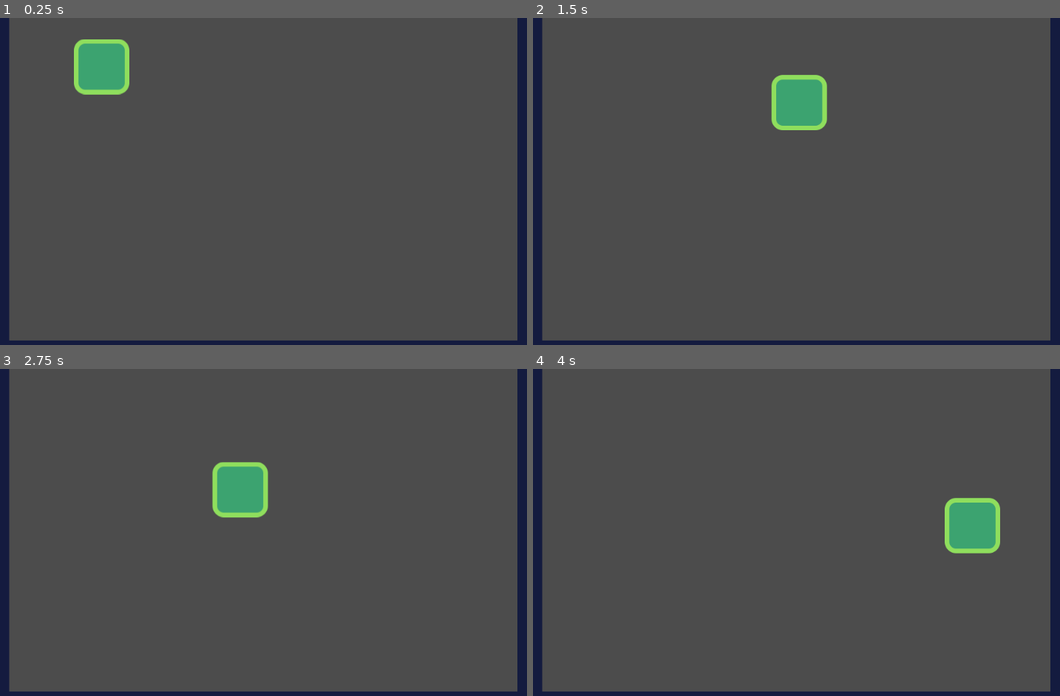
Above: before the commit, frames 1-4 (two rows, left to right).
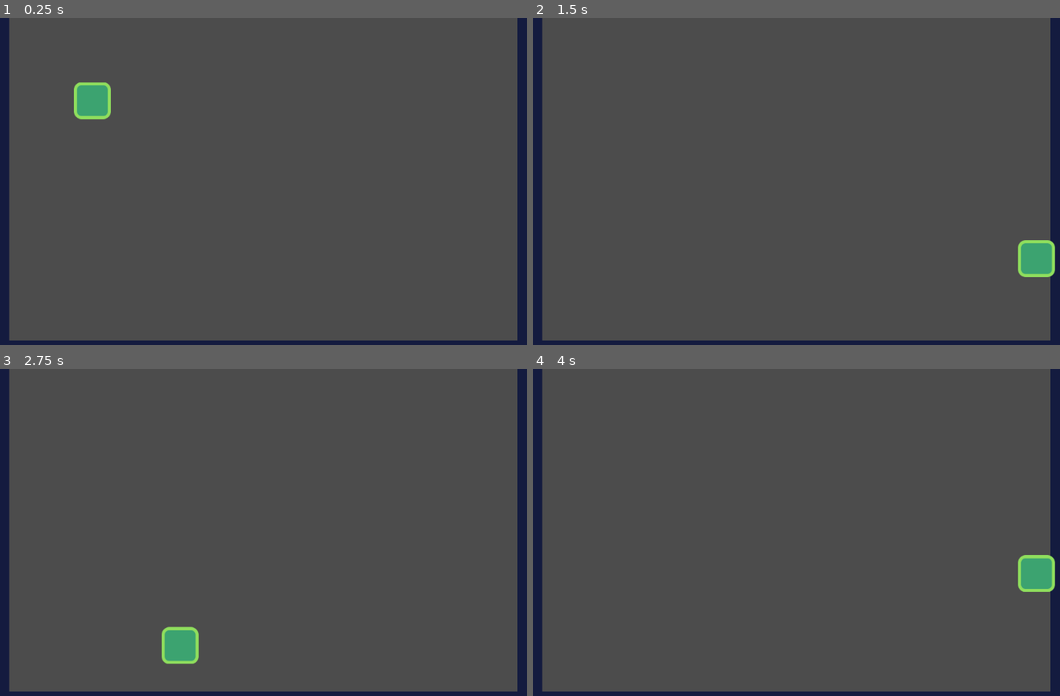
Above: after the commit, the same moments.

Repository: Azzamubaidillah/Platformer-game
Game: Godot game, scene res://src/levels/LevelTemplate.tscn
The game is run twice, just before and just after one commit, with the same random seed, the same clock (stepped at 60 frames per second) and the same inputs. The project has no main scene, so this scene is started directly.
Inputs:
- Up to frame 1 (0.25 s): no input
- Up to frame 2 (1.5 s): hold D (move_right) from 0.53 s (still down); tap W (jump) at 0.6, 0.77, 1.07, 1.35 s
- Up to frame 3 (2.75 s): tap W (jump) at 1.52, 1.82, 2.1 s; release D (move_right) at 2.03 s; hold A (move_left) from 2.03 s (still down)
- Up to frame 4 (4 s): release A (move_left) at 2.78 s; hold D (move_right) from 2.78 s (still down); tap W (jump) at 2.85, 3.02, 3.32, 3.6, 3.77 s

The runs differ from the first frame. In frame 1, 2.2% of the frame differs, in the area x 14-25%, y 6-32%; in frame 2, 2.5%; in frame 3, 2.5%, in the area x 30-51%, y 28-91%; in frame 4, 2.5%.

Commit message:
add jump

Diff:
--- a/platformer/src/actors/actor.gd
+++ b/platformer/src/actors/actor.gd
@@ -1,11 +1,9 @@
 extends KinematicBody2D
 class_name actor
+
+const FLOOR_NORMAL: = Vector2.UP
 
 export var speed: = Vector2(300.0, 1000.0)
 export var gravity: = 3000.0
 
 var velocity: = Vector2.ZERO
-
-func _physics_process(delta):
-	velocity.y += gravity * delta
-	velocity = move_and_slide(velocity)
--- a/platformer/src/actors/player.gd
+++ b/platformer/src/actors/player.gd
@@ -1,8 +1,24 @@
 extends actor
 
 func _physics_process(delta: float) -> void:
-	var direction: = Vector2(
+	var direction: = get_direction()
+	velocity = calculate_move_velocity(velocity, direction, speed)
+	velocity = move_and_slide(velocity, FLOOR_NORMAL)
+
+func get_direction() -> Vector2:
+	return Vector2(
 		Input.get_action_strength("move_right") - 	Input.get_action_strength("move_left"),
-		0.0
+		-1.0 if Input.is_action_just_pressed("jump") and is_on_floor() else 1.0
 	)
-	velocity = speed * direction
+
+func calculate_move_velocity(
+	linear_velocity: Vector2,
+	direction: Vector2,
+	speed: Vector2
+	) -> Vector2:
+	var new_velocity: = linear_velocity
+	new_velocity.x = speed.x * direction.x
+	new_velocity.y += gravity * get_process_delta_time()
+	if direction.y == -1.0:
+		new_velocity.y = speed.y * direction.y
+	return new_velocity
--- a/platformer/src/actors/player.tscn
+++ b/platformer/src/actors/player.tscn
@@ -4,17 +4,19 @@
 [ext_resource path="res://src/actors/actor.gd" type="Script" id=3]
 
 [sub_resource type="RectangleShape2D" id=1]
-extents = Vector2( 40, 40 )
+extents = Vector2( 24, 24 )
 
 [node name="KinematicBody2D" type="KinematicBody2D"]
 position = Vector2( 176, 224 )
 collision_mask = 8
 script = ExtResource( 3 )
+speed = Vector2( 800, 1000 )
 
 [node name="player" type="Sprite" parent="."]
-position = Vector2( 0, -48 )
+position = Vector2( -16, -64 )
+scale = Vector2( 0.666667, 0.666667 )
 texture = ExtResource( 1 )
 
 [node name="CollisionShape2D" type="CollisionShape2D" parent="."]
-position = Vector2( 0, -40 )
+position = Vector2( -16, -56 )
 shape = SubResource( 1 )
